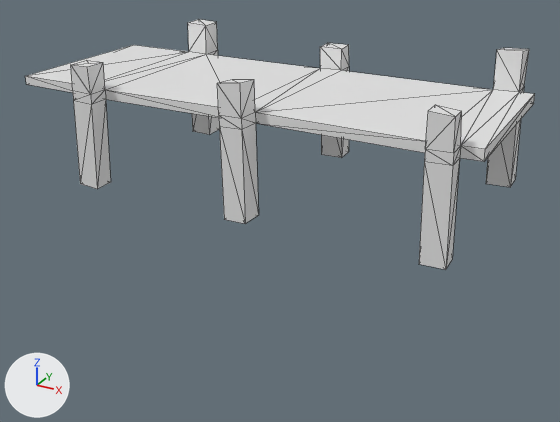
A saved change to the OBJ model PressureEngineViewer/Res/Jetty.obj.
One viewpoint serves both versions: a 50 mm camera at (3.87, -7.43, 2.26) aimed at (-0.17, -0.08, -1.42). The lights are fixed; the arrows at lower left show +X, +Y and +Z. Mesh edges are drawn as thin lines. Where no turn or scale is listed for an object, it has been applied to the vertices. Vertices at the same position are counted once.
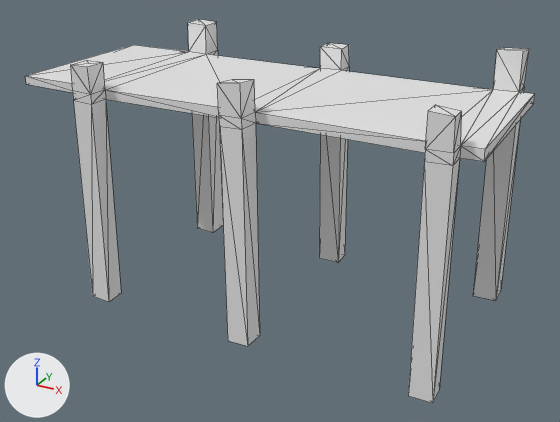
Changed parts and their boxes [x1, y1, x2, y2] in the pictures (560 x 422 px; the box of a moved part takes in the faces that stretch with it):
'Cube', reshaped (53% taller): before [25, 19, 535, 270]; after [25, 19, 535, 403]
part 1 of me_cube, moved or reshaped: before [74, 100, 460, 270]; after [74, 100, 460, 403]
part 2 of me_cube, moved or reshaped: before [192, 114, 521, 187]; after [192, 114, 520, 301]

Diff of the bpy script that builds the scene:
```diff
--- a/PressureEngineViewer/Res/Jetty.obj.py
+++ b/PressureEngineViewer/Res/Jetty.obj.py
@@ me_cube @@
 me_cube.from_pydata(...)  # 104 vertices, 204 faces; spans x -3.07..2.36, y -1.26..1.3, z -1.07..0.51
 # used by ob_cube; location = (0.0, 0.0, 0.0)
+# me_cube part 1: all 12 vertices in x -2.17..2.17, y -1.26..-0.99, z -1.07..-1.05 are moved by (0.0, 0.0, -1.48)
+# me_cube part 2: all 12 vertices in x -2.16..2.21, y 1.02..1.3, z -1.06..-1.03 are moved by (0.0, 0.0, -1.48)
```
